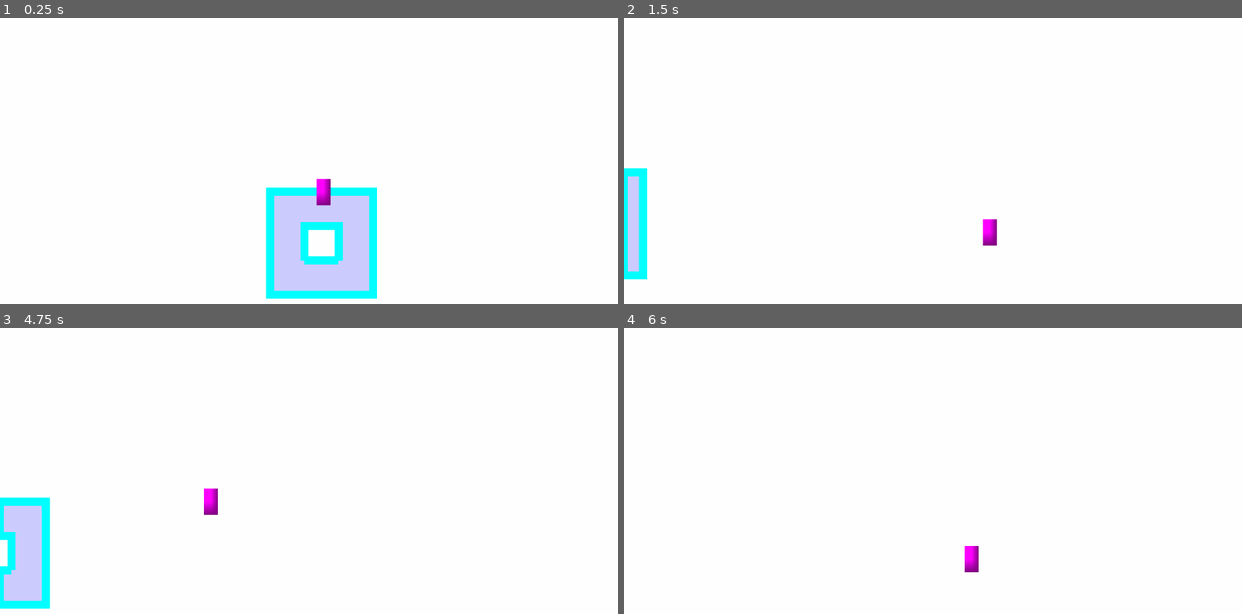
Above: before the commit, frames 1-4 (two rows, left to right).
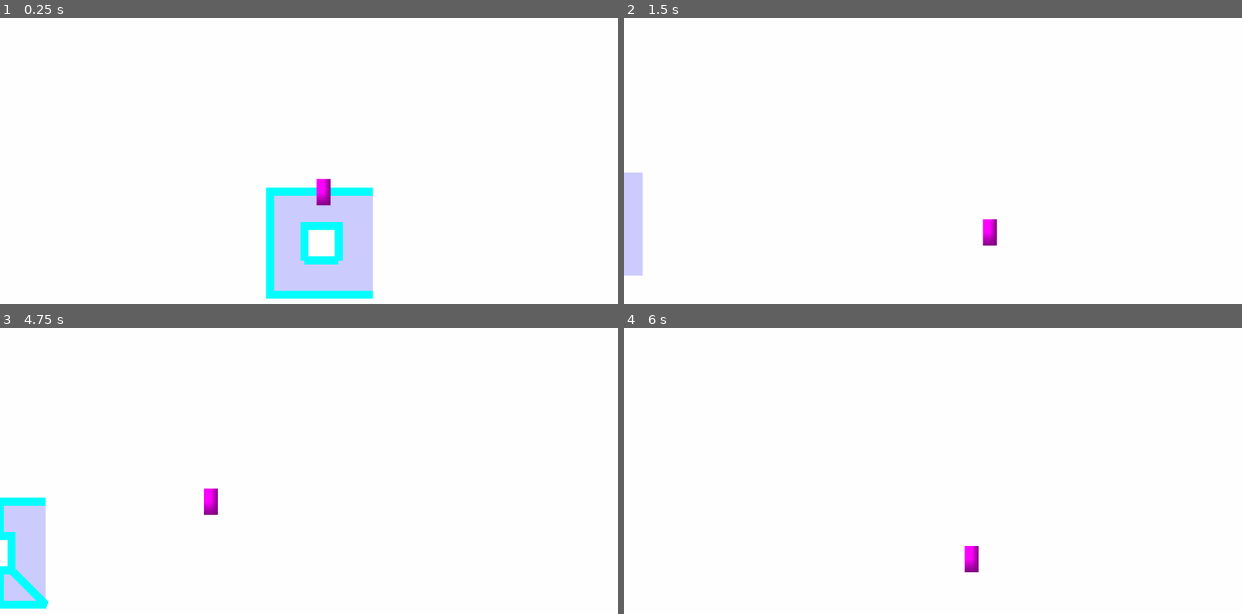
Above: after the commit, the same moments.

Repository: kit-solent/refrigerate
Game: Godot game, scene res://core/ingame.tscn
Same seed, same stepped clock (60 frames per second), same inputs: the game is played once before the commit and once after it. Sound files missing from this copy of the repository are replaced by a short silence.
Inputs (mouse positions are in pixels of both pictures, inside the frame that each line leads up to):
- Up to frame 1 (0.25 s): no input
- Up to frame 2 (1.5 s): move the mouse to (1068, 175) at 0.52 s; hold Right (player right) 0.53-1.28 s; move the mouse to (809, 209) at 1.27 s; hold Down (player backward) from 1.28 s (still down)
- Up to frame 3 (4.75 s): move the mouse to (370, 425) at 2.02 s; release Down (player backward) at 2.03 s; hold Right (player right) 2.03-2.78 s; move the mouse to (278, 571) at 2.77 s; hold Up (player forward) 2.78-3.53 s; move the mouse to (494, 553) at 3.52 s; hold Left (player left) from 3.53 s (still down); move the mouse to (123, 450) at 4.27 s
- Up to frame 4 (6 s): move the mouse to (963, 502) at 5.02 s; release Left (player left) at 5.03 s; hold Down (player backward) 5.03-5.78 s; move the mouse to (840, 413) at 5.77 s; hold Right (player right) from 5.78 s (still down)

The runs differ from the first frame. In frame 1, 0.5% of the frame differs, in the area x 59-61%, y 59-99%; in frame 2, 0.9%, in the area x 0-4%, y 52-92%; in frame 3, 0.7%; in frame 4, nothing differs.

Commit message:
SaveBot commit at 2026-02-04 16:52:10

Diff:
--- a/core/core.gd
+++ b/core/core.gd
@@ -40,7 +40,7 @@
 var nth_frame_offset:int = 0
 
 func _ready():
-	print_rich("[color=purple]core.gd DEBUG STATUS: debug mode is " + ("[/color][color=green]en" if debug else "[/color][color=red]dis") + "abled[/color]")
+	print_rich("[color=purple]core/core.gd DEBUG STATUS: debug mode is " + ("[/color][color=green]en" if debug else "[/color][color=red]dis") + "abled[/color]")
 
 	# if we are in the `ingame` scene then get a reference to the root `ingame` node.
 	if has_node("/root/ingame"):
--- a/core/tools.gd
+++ b/core/tools.gd
@@ -1155,12 +1155,17 @@
 	# split the lines into segments.
 	lines = segment_lines(lines).duplicate()
 
+	print_nth("merging segments: "+str(lines))
+
 	var new_lines:Array[PackedVector2Array] = []
 	while len(lines): # while we have at least one line left
 		var segment = lines.pop_back() # faster than pop_front because indices don't have to be updated
 
+		print_nth("####performing pass with: "+str(segment))
+
 		# remove 0 length segments by not adding them to the new_lines array
 		if segment[0] == segment[1]:
+			print_nth("    skipping 0 length segment")
 			continue
 
 		# used to carry continue statments through two nested loops
@@ -1173,86 +1178,93 @@
 			# if all of the line got clipped then continue
 			if len(clip)==0:
 				cont = true
+				print_nth("    all of the line overlaps with other lines")
 				break
 
 			# if we get two resultant segments then keep working
 			# with one of them and just do the other one next.
 			if len(clip) == 2:
+				print_nth("    (adding the other half of the split to the array.)")
 				lines.append(clip[1])
 
 			segment = clip[0]
 
-		if cont: # the segment we've been working with has been merged already
+		if cont: # the segment we've been working with has been merged already.
 			continue
 
-		# join segments with shared endpoints
-		var joined_line_index:int
+		# find the 0 to 2 existing lines with which segment shares it's endpoints.
+		# this array stores joined lines as follows: [index, line_end, segment_end]
+		# index is the index in new_lines of the joined line
+		# line_end is 0 if the shared point is at the beginning of the line and -1 if it's at the end.
+		# segment_end is 0 if the shared point is at the beginning of the segment and -1 if it's at the end.
+		var joined_lines:Array[PackedInt32Array] = []
 		for index in range(len(new_lines)):
-			# this is a reference to the actual line in the new_lines array so we
-			# can edit it and have changes reflected in the return value.
 			var new_line = new_lines[index]
-			if new_line[0] == segment[0]:
-				new_line.insert(0, segment[1])
-				cont = true
-			elif new_line[0] == segment[-1]:
-				new_line.insert(0, segment[0])
-				cont = true
-			elif new_line[-1] == segment[0]:
-				new_line.append(segment[1])
-				cont = true
-			elif new_line[-1] == segment[-1]:
-				new_line.append(segment[0])
-				cont = true
-
-			if cont: # this happens if any of the conditions were true
-				joined_line_index = index
+			for combos in [[0,0],[0,-1],[-1,0],[-1,-1]]:
+				# conbos[0] is the line endpoint and combos[1] is the segment endpoint.
+				if new_line[combos[0]] == segment[combos[1]]:
+					joined_lines.append(PackedInt32Array([index, combos[0], combos[1]]))
+
+			if len(joined_lines) == 2:
+				# keep looping until we find 2 ends to join or we run out of lines to check.
 				break
 
-		if cont:
-			# perform a second pass to see if the newly extended line
-			# can connect again (handles the case where one segment joins
-			# two lines in the middle).
-			var new_lines_copy = new_lines.duplicate()
-			new_lines_copy.remove_at(joined_line_index)
-
-			for new_line in new_lines_copy:
-				# we were only adding a segment before but now we could
-				# be adding a multipart line.
-
-				# This is the line to which we have just added a segment and is
-				# a reference to an item in the actual new_lines array so we can
-				# edit it and have changes be reflected in the return value.
-				var joined_line = new_lines[joined_line_index]
-
-				# try to add new_line to joined_line.
-				# to prepend an array I think I have to do the double
-				# reverse thing but if theres a better way then... (TODO)
-				if new_line[0] == joined_line[0]:
-					joined_line.reverse()
-					joined_line.append_array(new_line.slice(1))
-					joined_line.reverse()
-				elif new_line[0] == joined_line[-1]:
-					joined_line.append_array(new_line.slice(1))
-				elif new_line[-1] == joined_line[0]:
-					joined_line.reverse()
-					new_line.reverse()
-					joined_line.append_array(new_line.slice(1))
-					joined_line.reverse()
-				elif new_line[-1] == joined_line[-1]:
-					# flip new_line first becase it's the last point that matces.
-					new_line.reverse()
-					joined_line.append_array(new_line.slice(1))
-
-			# the segment we've been working with has been merged already
+		print_nth("    found "+str(len(joined_lines))+" joined lines to merge")
+
+		if len(joined_lines) == 0:
+			# if the segment doesn't share endpoints with any lines then don't do any merging.
+			pass
+		elif len(joined_lines) == 1:
+			# if the segment only shares an endpoint with one other line then add it on.
+			var index = joined_lines[0][0]
+			var line_end = joined_lines[0][1]
+			var segment_end = joined_lines[0][2]
+			# get the other point from the segment, the non-joining one.
+			var segment_point = segment[-(segment_end + 1)]
+
+			if line_end == 0:
+				# if the line joins the segment at its start
+				new_lines[index].reverse()
+				new_lines[index].append(segment_point)
+				new_lines[index].reverse()
+			else:
+				# if the line joins the segment at the end
+				new_lines[index].append(segment_point)
+			continue
+		else:
+			# if the segment joines two lines in the middle then we add the 1st line to the 2nd.
+			var index1 = joined_lines[0][0]
+			var index2 = joined_lines[1][0]
+			var line_end1 = joined_lines[0][1]
+			var line_end2 = joined_lines[1][1]
+
+			# if the first line joins from it's end then flip it.
+			if line_end1 == -1:
+				new_lines[index1].reverse()
+
+			# if the 2nd line joins from it's last point then flip it before appending.
+			# NOTE: This reversing does not get undone but that shouldn't matter
+			# as the direction of the line isn't important.
+			if line_end2 == -1:
+				new_lines[index2].reverse()
+
+			# add the lines together and remove the newly redundant one.
+			new_lines[index2].append_array(new_lines[index1])
+			new_lines.remove_at(index1)
+
 			continue
 
 		# if none of the attempts to merge the segment so far have worked then
 		# just add it as a new line.
 		new_lines.append(segment)
 
-	Core.tools.print_nth("smple: "+str(new_lines))
-
-	return new_lines
+	var new_lines_temp:Array[PackedVector2Array] = []
+	for line in new_lines:
+		new_lines_temp.append(decolinearise_line(line))
+
+	print_nth("returning merged lines: "+str(new_lines_temp))
+
+	return new_lines_temp
 
 	# TODO: There is one case this code misses.
 	# If you have a loop where the first and last points are the same that will
--- a/testing/misc.gd
+++ b/testing/misc.gd
@@ -1,7 +1,16 @@
 extends Node2D
 
 func _ready():
+	print(Core.tools.merge_lines([
+		PackedVector2Array([Vector2(0,0), Vector2(0,1)]),
+		PackedVector2Array([Vector2(0,2), Vector2(0,3)]),
+		PackedVector2Array([Vector2(0,1), Vector2(0,2)])
+	]))
+
+
+
+func _stupid_stupid_godot_engine():
 	var arr:Array[PackedVector2Array] = []
-	var val = [PackedVector2Array([Vector2.ZERO,Vector2.ONE])]
+	var val = [PackedVector2Array([Vector2.ONE,Vector2.ONE])]
 	arr.append(val)
 	print(arr)
